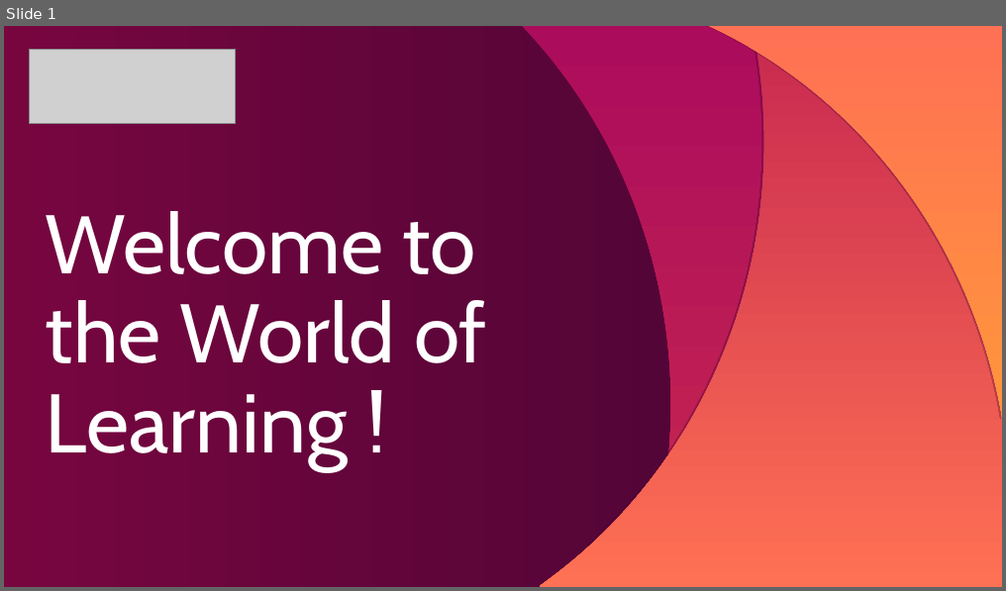
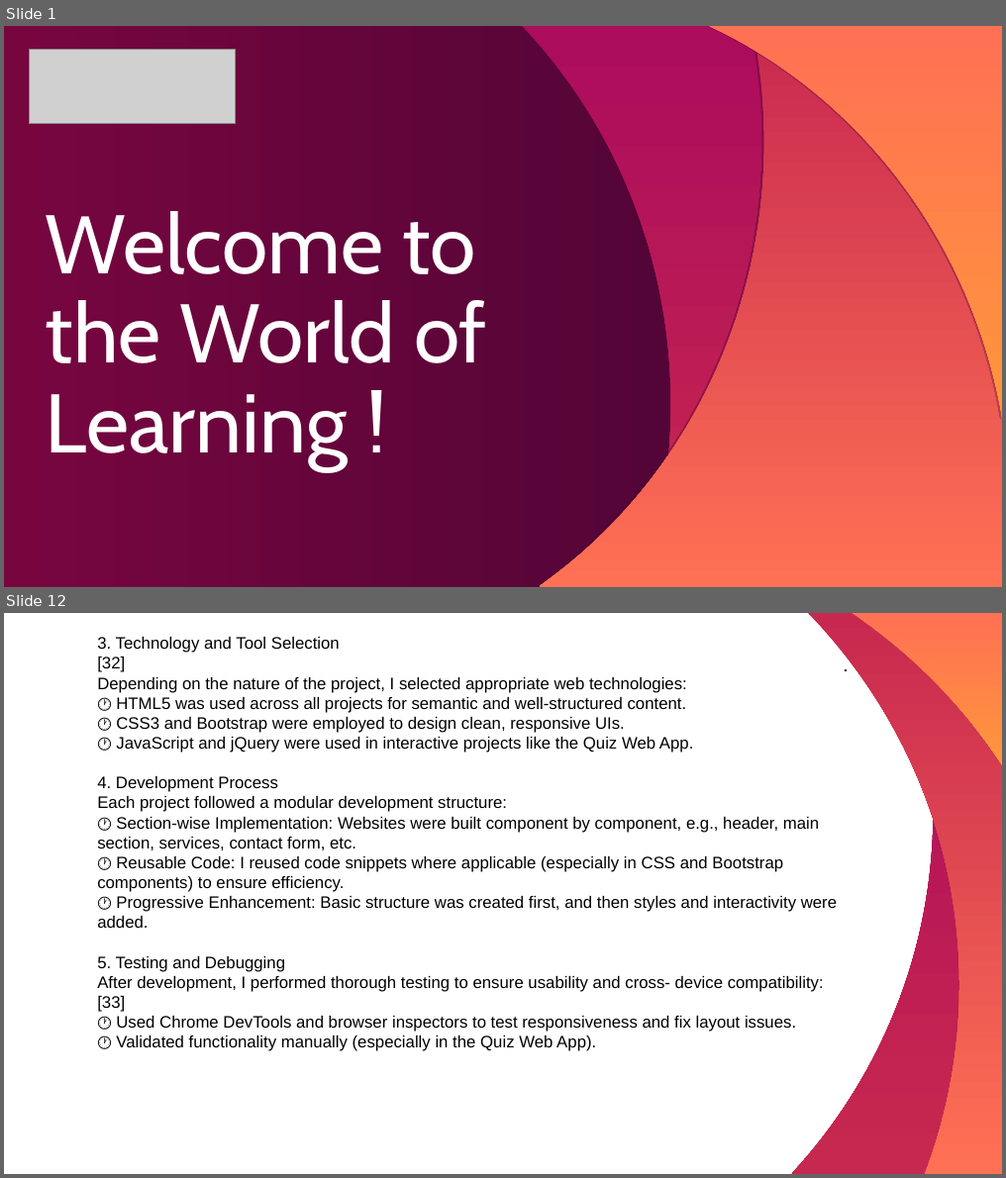
Before and after one commit to lightning-mcqueen01/HTML-basic, a slide deck: week 5/js/Template_internship_Viva2024(1).ppt. Shown one above the other, each under a label of ours: slide 1 before the commit, slides 1 and 12 after it; the slides between them are not shown. The pictures are 1006x591 and 1006x1178 pixels, drawn with LibreOffice and Linux fonts; fonts in the diff are those of the drawing; grey boxes stand for pictures. Boxes give left, top, right and bottom in pixels: in the first picture for what was removed or moved away, otherwise in the second. Text is boxed around its words. In the diff, an @@ line names an element or a change of style, - is before the commit and + after.

```diff
--- a/week 5/js/Template_internship_Viva2024(1).ppt
+++ b/week 5/js/Template_internship_Viva2024(1).ppt
@@ slide 12 added at <box>4,613,1002,1174</box>, background #FFFFFF @@
@@ text added at <box>97,637,837,1052</box>, 12 pt, text #000000 @@
+3. Technology and Tool Selection
+[32]
+Depending on the nature of the project, I selected appropriate web technologies:
+🕐 HTML5 was used across all projects for semantic and well-structured content.
+🕐 CSS3 and Bootstrap were employed to design clean, responsive UIs.
+🕐 JavaScript and jQuery were used in interactive projects like the Quiz Web App.
+4. Development Process
+Each project followed a modular development structure:
+🕐 Section-wise Implementation: Websites were built component by component, e.g., header, main section, services, contact form, etc.
+🕐 Reusable Code: I reused code snippets where applicable (especially in CSS and Bootstrap components) to ensure efficiency.
+🕐 Progressive Enhancement: Basic structure was created first, and then styles and interactivity were added.
+5. Testing and Debugging
+After development, I performed thorough testing to ensure usability and cross- device compatibility:
+[33]
+🕐 Used Chrome DevTools and browser inspectors to test responsiveness and fix layout issues.
+🕐 Validated functionality manually (especially in the Quiz Web App).
@@ freeform shape added at <box>791,613,1002,1174</box>, fill gradient #AC0C5C to #C7284F @@
@@ freeform shape added at <box>808,613,1002,1174</box>, fill gradient #C7284F to #FF7154 @@
@@ title added at <box>844,633,912,676</box>, 14 pt, text #000000 @@
+.
@@ freeform shape added at <box>851,613,1002,764</box>, fill gradient #FF7154 to #FF963C @@
```
Also in this commit, not shown: 1 slide changed, 13 other slides added, 7 slides removed, 31 other files.
